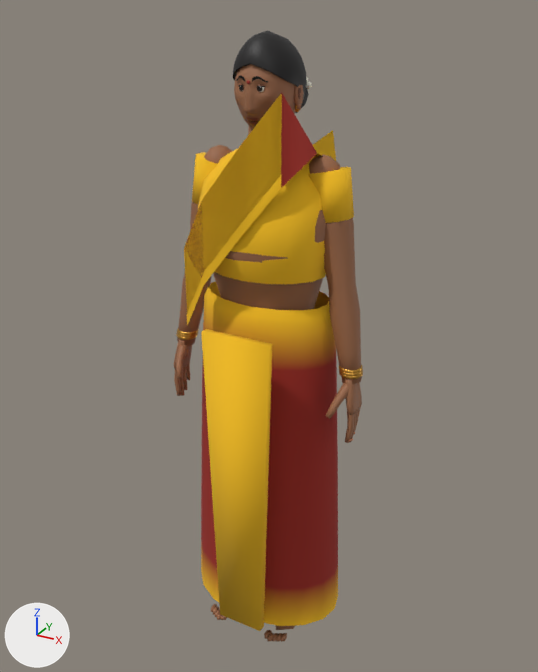
The Blender file blender/source/CHR_NPC_Valli.blend: old version first, new version second.
One viewpoint serves both versions: a 50 mm camera at (0.856, -1.556, 1.657) aimed at (-0.008, 0.014, 0.872). The lights are fixed; the arrows at lower left show +X, +Y and +Z. The picture after the commit comes second.

The first picture shows 'CHR_NPC_Valli_Mesh'.
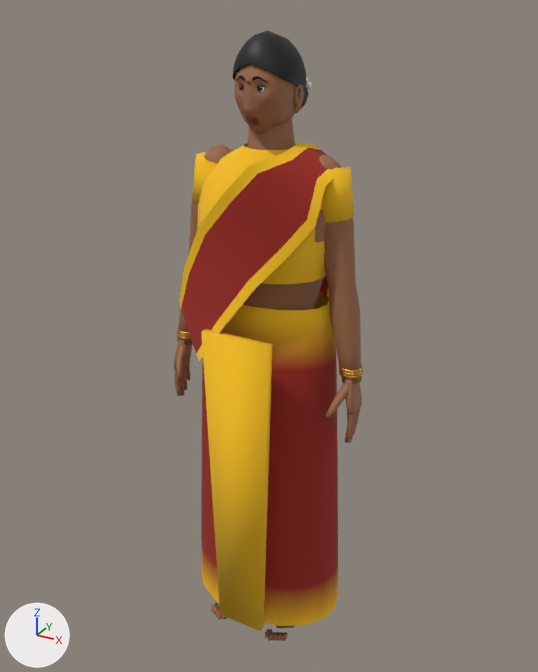
Location of each change, [x1, y1, x2, y2] in pixels of the pictures (538 x 672 px; the box of a moved part takes in the faces that stretch with it):
'CHR_NPC_Valli_Mesh', reshaped: before [174, 30, 363, 642]; after [174, 30, 363, 641]
part 1 of me_chr_npc_valli_mesh, added (yellow): after [307, 167, 340, 226]
part 2 of me_chr_npc_valli_mesh, added (yellow): after [250, 142, 308, 173]
part 3 of me_chr_npc_valli_mesh, added: after [179, 142, 320, 307]
part 4 of me_chr_npc_valli_mesh, moved or reshaped: before [184, 84, 336, 325]; after [181, 83, 341, 361]
part 5 of me_chr_npc_valli_mesh, moved or reshaped: before [211, 609, 284, 642]; after [212, 609, 284, 641]

What changed in the scene script:
```text
Change me_chr_npc_valli_mesh:
    used by ob_chr_npc_valli_mesh; location = (0.0, 0.0, 0.0)
    remove me_chr_npc_valli_mesh.from_pydata(...)  # 4967 vertices, 5209 faces; spans x -0.27..0.27, y -0.2..0.15, z -0.01..1.61
    add me_chr_npc_valli_mesh.from_pydata(...)  # 5057 vertices, 5251 faces; spans x -0.27..0.27, y -0.2..0.17, z -0.01..1.61
    me_chr_npc_valli_mesh part 1: a new loose piece of 24 vertices spanning x -0.1..0.19, y -0.2..0.12, z 0.79..1.34, in mat_mat_cloth_a
    me_chr_npc_valli_mesh part 2: a new loose piece of 24 vertices spanning x -0.22..0.1, y -0.17..0.17, z 0.82..1.38, in mat_mat_cloth_a
    me_chr_npc_valli_mesh part 3: a new loose piece of 24 vertices spanning x -0.22..0.1, y -0.17..0.17, z 0.82..1.38, in mat_mat_cloth_a
    me_chr_npc_valli_mesh part 4: 82 vertices moved from x -0.15..0.14, y -0.17..0.15, z 0.79..1.51 to x -0.2..0.16, y -0.19..0.16, z 0.79..1.51; 43 vertices removed from x -0.15..0.1, y -0.17..0.14, z 0.79..1.51; 61 vertices added at x -0.2..0.19, y -0.2..0.12, z 0.79..1.51
    me_chr_npc_valli_mesh part 5: 10 vertices moved from x -0.11..0.11, y -0.14..0.04, z 0.01..0.04 to x -0.11..0.11, y -0.14..0.03, z 0.01..0.04; 6 vertices removed from x -0.11..0.11, y -0.15..-0.14, z 0.01..0.02; 6 vertices added at x -0.11..0.11, y -0.13..-0.12, z 0.01..0.02
```
